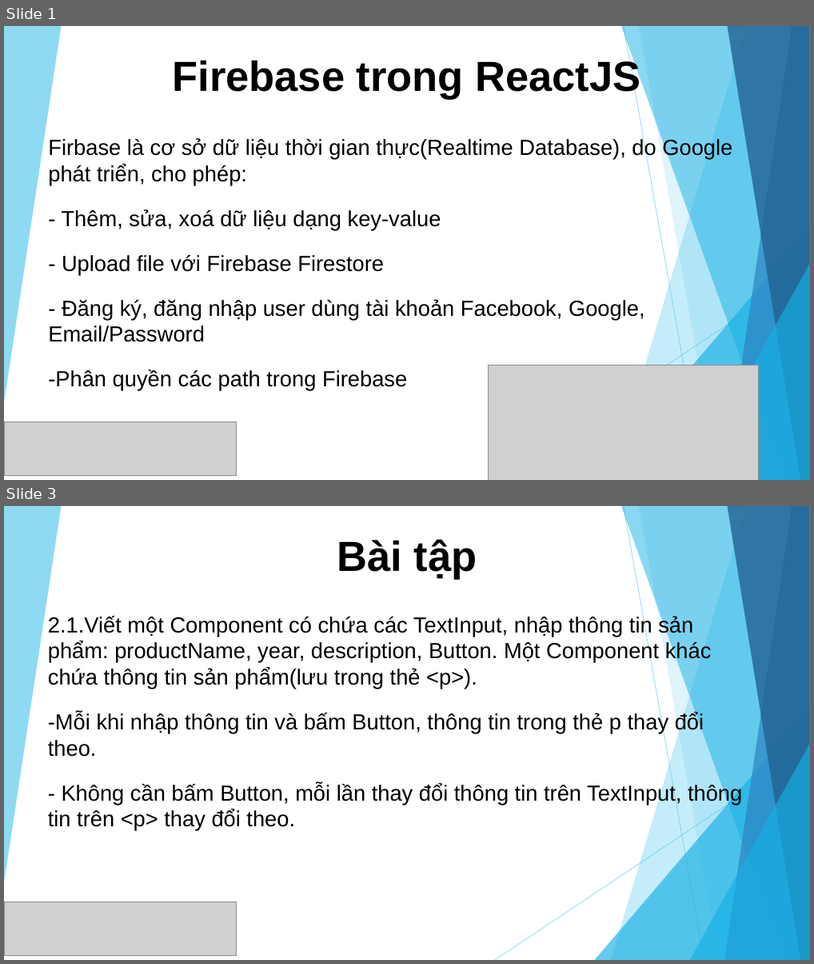
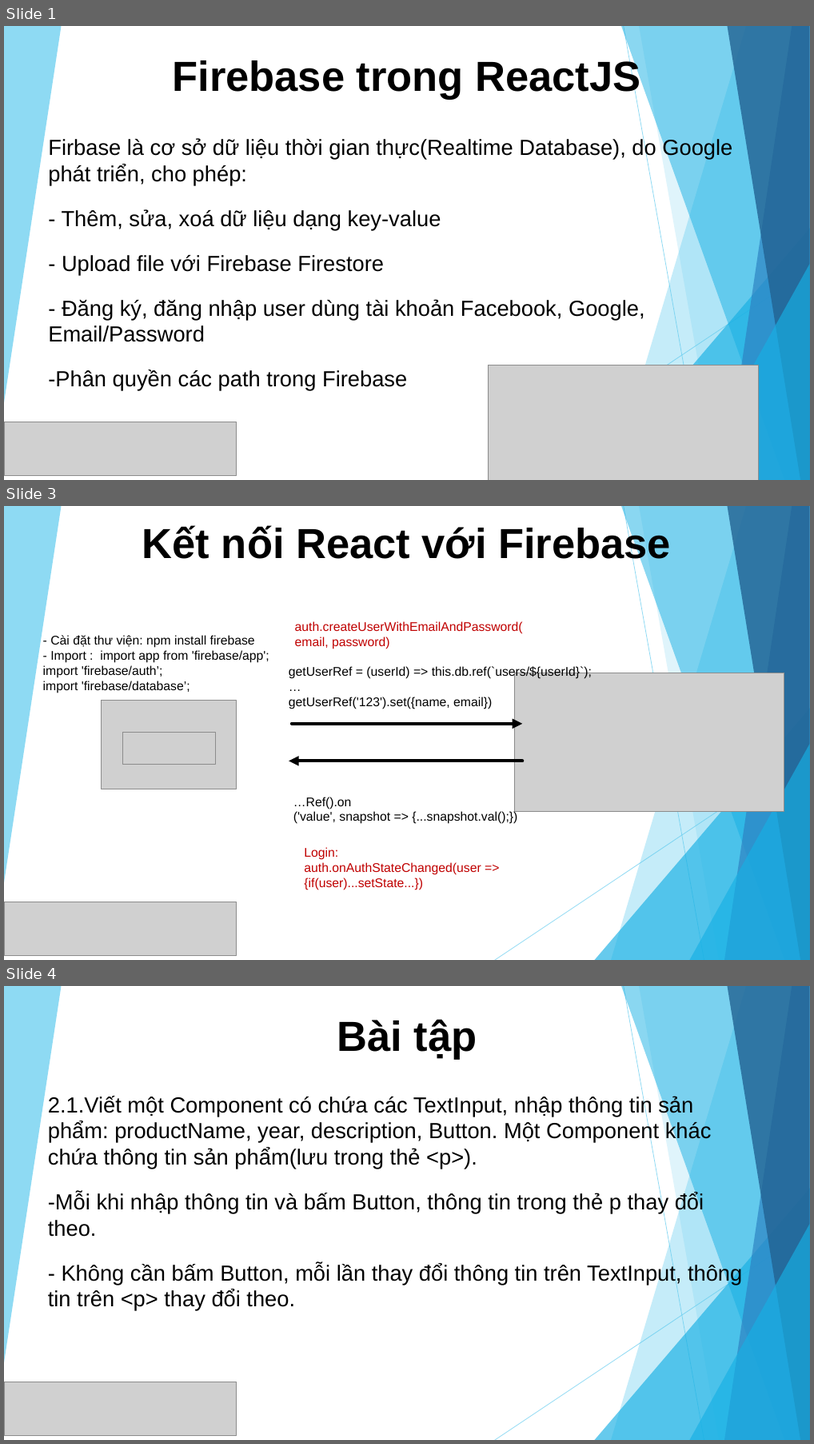
Before and after one commit to sunlight3d/CecomtechReactJST03-2019, a slide deck: Phần 3-Kết Nối Cơ Sở Dữ Liệu Với Firebase.pptx. Shown one above the other, each under a label of ours: slides 1 and 3 before the commit, slides 1, 3 and 4 after it; the slides between them are not shown. The pictures are 814x964 and 814x1444 pixels, drawn with LibreOffice and Linux fonts; fonts in the diff are those of the drawing; grey boxes stand for pictures. Boxes give left, top, right and bottom in pixels: in the first picture for what was removed or moved away, otherwise in the second. Text is boxed around its words. In the diff, an @@ line names an element or a change of style, - is before the commit and + after.

```diff
--- a/Phần 3-Kết Nối Cơ Sở Dữ Liệu Với Firebase.pptx
+++ b/Phần 3-Kết Nối Cơ Sở Dữ Liệu Với Firebase.pptx
@@ slide 3 added at (4, 506, 810, 960), background #FFFFFF; not listed: 10 template elements that a slide beside it also shows @@
@@ title added at (142, 524, 671, 567), 50 pt, text #000000, bold @@
+Kết nối React với Firebase
@@ text added at (295, 621, 523, 649), 15 pt, text #C00000 @@
+auth.createUserWithEmailAndPassword(email, password)
@@ subtitle added at (43, 635, 270, 693), 15 pt, text #000000 @@
+- Cài đặt thư viện: npm install firebase
+- Import : import app from 'firebase/app'; import 'firebase/auth’;
+import 'firebase/database’;
@@ text added at (289, 666, 592, 709), 15 pt, text #000000 @@
+getUserRef = (userId) => this.db.ref(`users/${userId}`);
+…
+getUserRef('123').set({name, email})
@@ picture added at (514, 672, 785, 811) @@
@@ picture added at (102, 700, 237, 788) @@
@@ picture added at (122, 732, 216, 764) @@
@@ arrow added from (292, 724) to (522, 724), #000000 4 pt @@
@@ arrow added from (522, 760) to (289, 760), #000000 4 pt @@
@@ text added at (294, 796, 518, 824), 15 pt, text #000000 @@
+…Ref().on
+('value', snapshot => {...snapshot.val();})
@@ text added at (304, 847, 481, 890), 15 pt, text #C00000 @@
+Login:
+auth.onAuthStateChanged(user => {if(user)...setState...})
@@ picture added at (4, 902, 237, 956) @@
@@ what was slide 3 is now slide 4 @@
```
Also in this commit, not shown: 1 slide changed, 14 other files.
